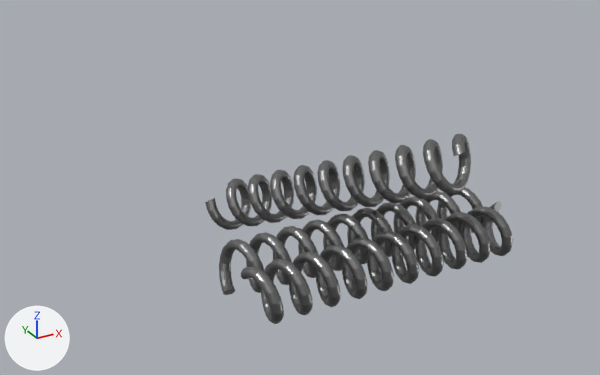
An edit to the FBX model Assets/Art/Interactables/Resources (CRAFT)/SM_Int_Spring.fbx, drawn before and after from the same camera.
Rendered twice from a 50 mm lens placed at (-0.673, -1.037, 0.679), pointed at (-0.042, 0.111, 0.105). The axes (+X, +Y, +Z) are drawn at lower left. The lights are the same throughout. The first picture is the older version. Where no turn or scale is listed for an object, it has been applied to the vertices.

Objects in the first picture: 'SM_Int_Spring'.
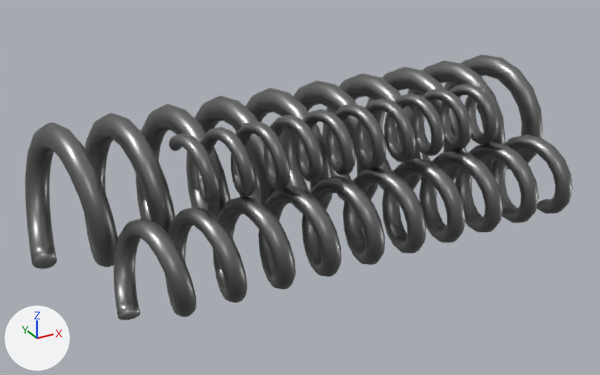
Where the change shows, as pixel boxes [x1, y1, x2, y2] in the pictures (600 x 375 px; the box of a moved part takes in the faces that stretch with it):
'SM_Int_Spring', reshaped (78% wider, 39% taller)
    before: [205, 134, 513, 324]
    after: [25, 55, 573, 320]
part 1 of me_béziercircle_001, moved or reshaped
    before: [219, 187, 484, 295]
    after: [113, 135, 573, 320]
part 2 of me_béziercircle_001, moved or reshaped
    before: [205, 134, 471, 230]
    after: [169, 81, 499, 204]
part 3 of me_béziercircle_001, moved or reshaped
    before: [241, 201, 513, 324]
    after: [25, 55, 543, 269]

The change in detail:
me_béziercircle_001 is used by ob_sm_int_spring; location (0.0, 0.0, 0.0).
me_béziercircle_001 had 12075 vertices, 12006 faces and spanned x -0.237..0.258, y -0.143..0.251, z -0.001..0.244.
me_béziercircle_001 now has 12075 vertices, 12006 faces and spans x -0.482..0.518, y -0.077..0.323, z 0.002..0.262.
me_béziercircle_001 part 1: the loose piece of 4025 vertices spanning x -0.237..0.258, y -0.045..0.046, z 0.001..0.091 is multiplied about the mesh origin by the matrix ((1.704, 0.0, 0.0), (0.0, 1.719, 0.0), (0.0, 0.0, 1.726)).
me_béziercircle_001 part 2: the loose piece of 4025 vertices spanning x -0.168..0.154, y -0.143..0.251, z -0.001..0.244 is multiplied about its middle by the matrix ((0.653, -0.942, 0.43), (-0.277, 0.335, 1.155), (-1.011, -0.717, -0.035)), then moved by (0.028, -0.01, 0.093).
me_béziercircle_001 part 3: the loose piece of 4025 vertices spanning x -0.237..0.258, y -0.134..-0.045, z 0.002..0.092 is multiplied about its middle by the matrix ((2.017, 0.0, 0.0), (0.0, -2.025, 1.774), (0.0, -1.781, -2.033)), then moved by (0.007, 0.291, 0.083).
